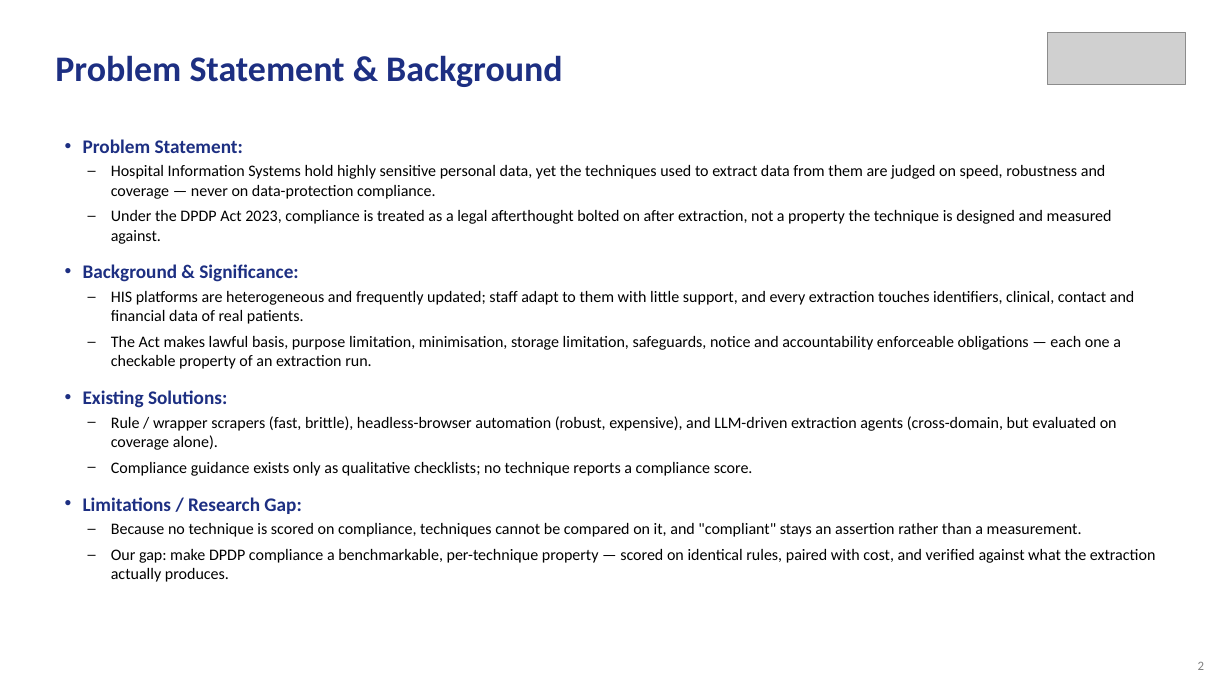
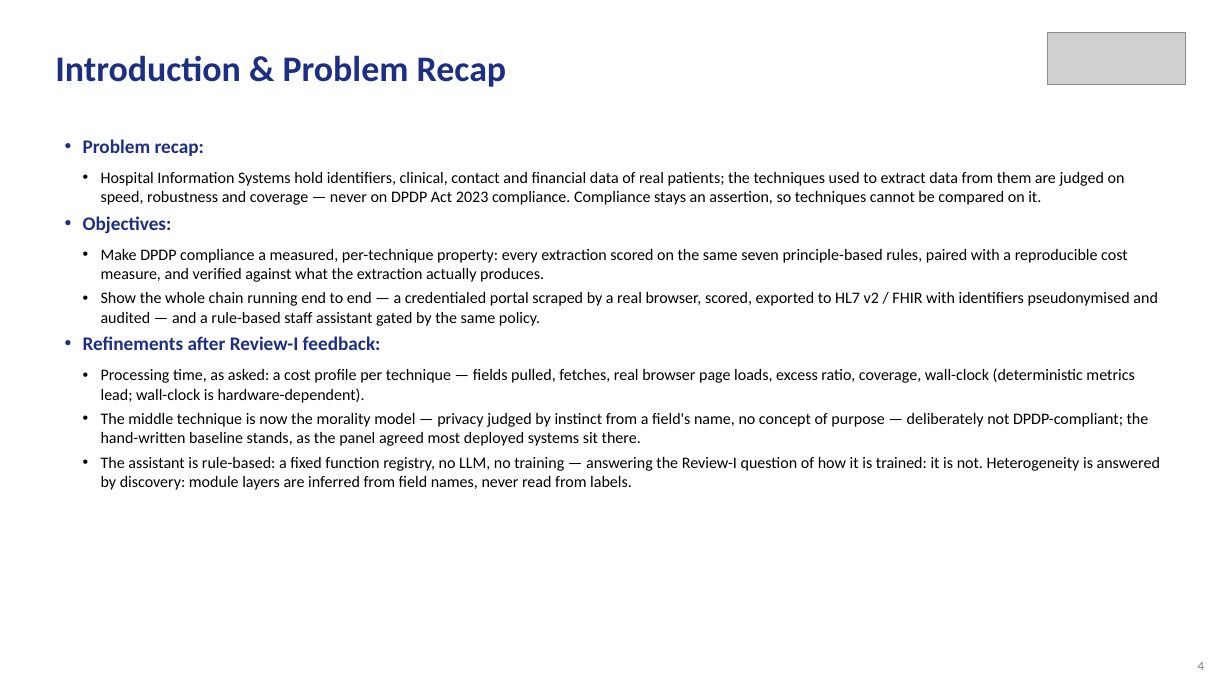
Before and after one commit to aysk1209/his-scraping-dpdp-project, a slide deck: slide 4 of Review-II.pptx (slide 2 before the commit). Drawn at 1232x693 pixels with LibreOffice and Linux fonts; fonts in the diff are those of the drawing; grey boxes stand for pictures. Boxes give left, top, right and bottom in pixels: in the first picture for what was removed or moved away, otherwise in the second. Text is boxed around its words. In the diff, an @@ line names an element or a change of style, - is before the commit and + after.

```diff
--- a/Review-II.pptx
+++ b/Review-II.pptx
@@ text at <box>55,55,507,87</box>: text changed @@
-Problem Statement & Background
+Introduction & Problem Recap
@@ text at <box>83,139,1160,490</box>: text changed @@
-• Problem Statement:
-  – Hospital Information Systems hold highly sensitive personal data, yet the techniques used to extract data from them are judged on speed, robustness and coverage — never on data-protection compliance.
-  – Under the DPDP Act 2023, compliance is treated as a legal afterthought bolted on after extraction, not a property the technique is designed and measured against.
-• Background & Significance:
-  – HIS platforms are heterogeneous and frequently updated; staff adapt to them with little support, and every extraction touches identifiers, clinical, contact and financial data of real patients.
-  – The Act makes lawful basis, purpose limitation, minimisation, storage limitation, safeguards, notice and accountability enforceable obligations — each one a checkable property of an extraction run.
-• Existing Solutions:
-  – Rule / wrapper scrapers (fast, brittle), headless-browser automation (robust, expensive), and LLM-driven extraction agents (cross-domain, but evaluated on coverage alone).
-  – Compliance guidance exists only as qualitative checklists; no technique reports a compliance score.
-• Limitations / Research Gap:
-  – Because no technique is scored on compliance, techniques cannot be compared on it, and "compliant" stays an assertion rather than a measurement.
-  – Our gap: make DPDP compliance a benchmarkable, per-technique property — scored on identical rules, paired with cost, and verified against what the extraction actually produces.
+• Problem recap:
+  • Hospital Information Systems hold identifiers, clinical, contact and financial data of real patients; the techniques used to extract data from them are judged on speed, robustness and coverage — never on DPDP Act 2023 compliance. Compliance stays an assertion, so techniques cannot be compared on it.
+• Objectives:
+  • Make DPDP compliance a measured, per-technique property: every extraction scored on the same seven principle-based rules, paired with a reproducible cost measure, and verified against what the extraction actually produces.
+  • Show the whole chain running end to end — a credentialed portal scraped by a real browser, scored, exported to HL7 v2 / FHIR with identifiers pseudonymised and audited — and a rule-based staff assistant gated by the same policy.
+• Refinements after Review-I feedback:
+  • Processing time, as asked: a cost profile per technique — fields pulled, fetches, real browser page loads, excess ratio, coverage, wall-clock (deterministic metrics lead; wall-clock is hardware-dependent).
+  • The middle technique is now the morality model — privacy judged by instinct from a field's name, no concept of purpose — deliberately not DPDP-compliant; the hand-written baseline stands, as the panel agreed most deployed systems sit there.
+  • The assistant is rule-based: a fixed function registry, no LLM, no training — answering the Review-I question of how it is trained: it is not. Heterogeneity is answered by discovery: module layers are inferred from field names, never read from labels.
@@ text at <box>1198,662,1204,670</box>: text changed @@
-2
+4
```
Also in this commit, not shown: 8 other slides changed, 5 slides added, 4 slides removed, 4 other files.
